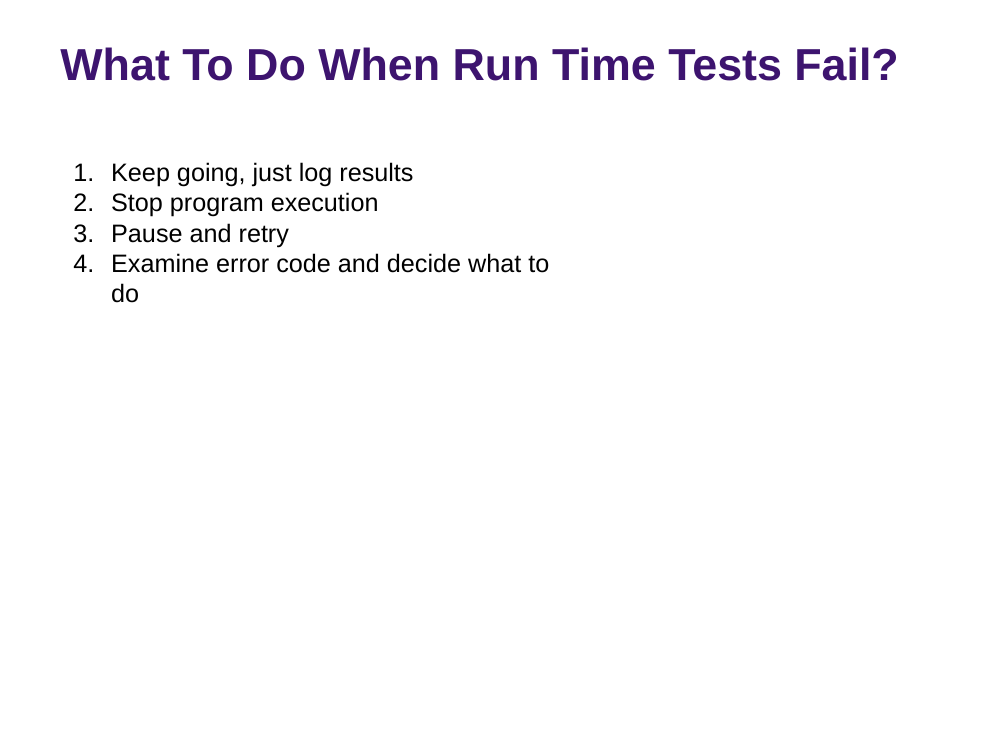
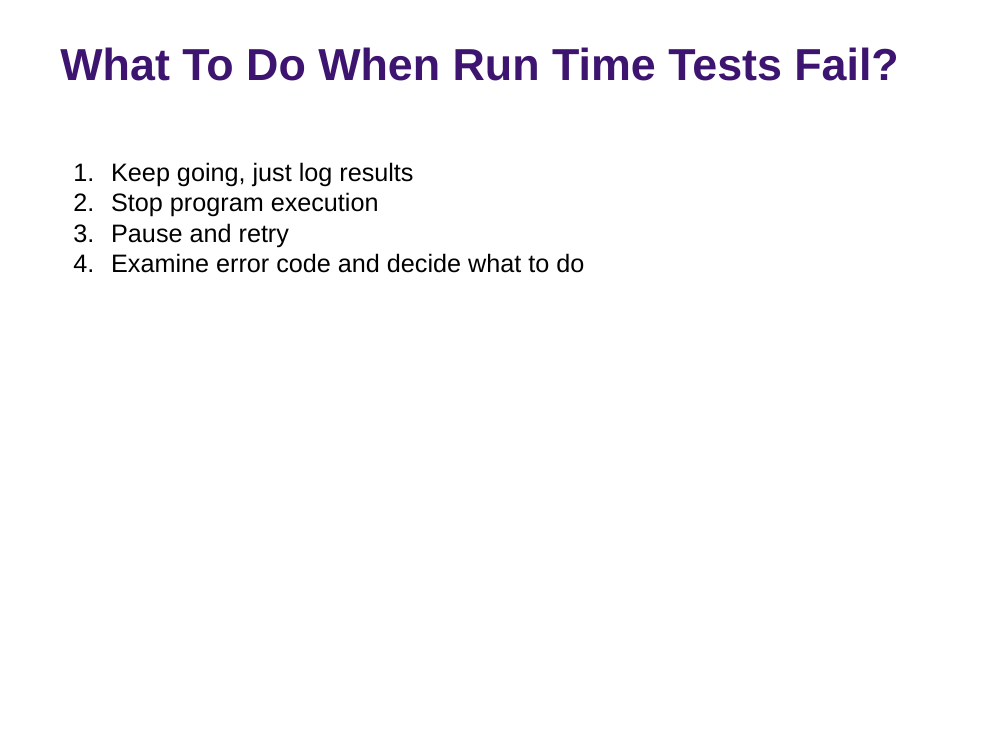
Before and after one commit to rs-kellogg/2023-phd-workshop, a slide deck: slide 21 of session-3/Session-3-Automation-Testing.pptx (slide 15 before the commit). Drawn at 1008x756 pixels with LibreOffice and Linux fonts; fonts in the diff are those of the drawing; background and template pictures are left out. Boxes give left, top, right and bottom in pixels: in the first picture for what was removed or moved away, otherwise in the second. Text is boxed around its words. In the diff, an @@ line names an element or a change of style, - is before the commit and + after.

```diff
--- a/session-3/Session-3-Automation-Testing.pptx
+++ b/session-3/Session-3-Automation-Testing.pptx
@@ text "Keep going, just log results" rewrapped from (x1=111, y1=162, x2=549, y2=303) to (x1=111, y1=162, x2=584, y2=273) @@
```
Also in this commit, not shown: 11 other slides changed, 13 slides added, 5 slides removed, 3 other files.
